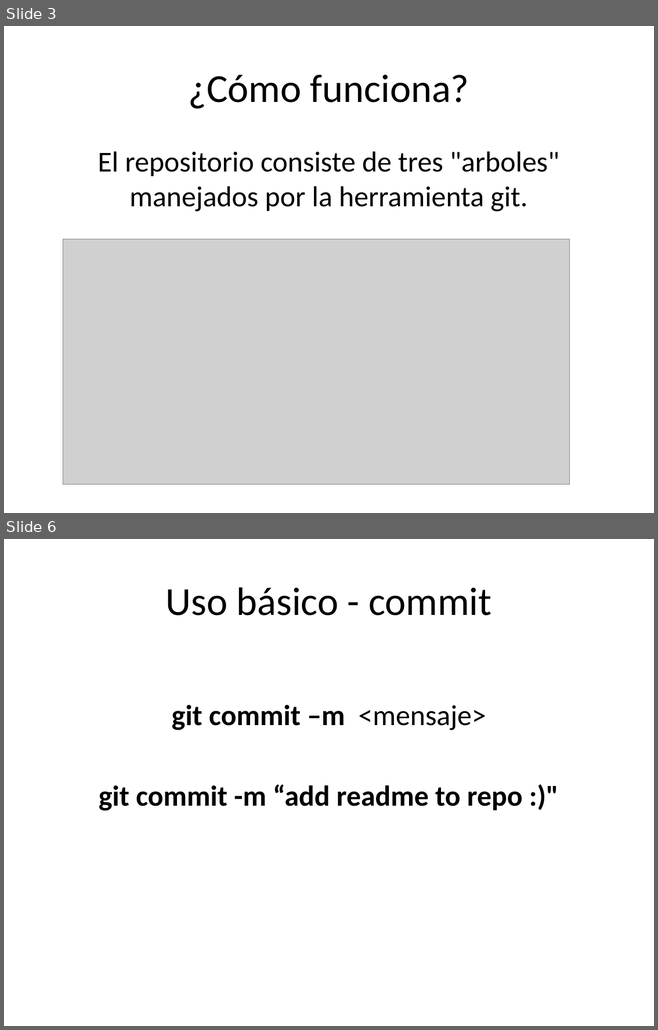
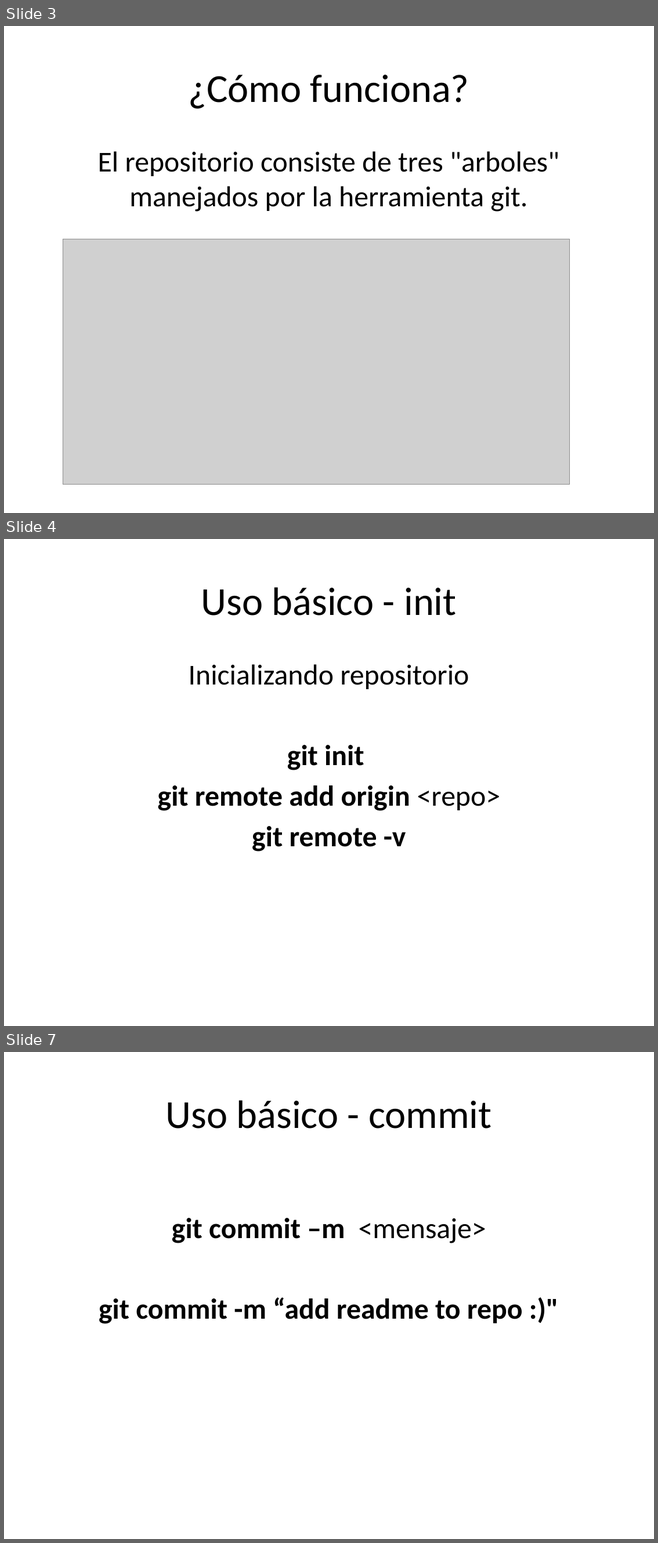
Before and after one commit to ceta-project/materiales, a slide deck: Ceta-01-Git.pptx. Shown one above the other, each under a label of ours: slides 3 and 6 before the commit, slides 3, 4 and 7 after it; the slides between them are not shown. The pictures are 658x1030 and 658x1543 pixels, drawn with LibreOffice and Linux fonts; fonts in the diff are those of the drawing; grey boxes stand for pictures. Boxes give left, top, right and bottom in pixels: in the first picture for what was removed or moved away, otherwise in the second. Text is boxed around its words. In the diff, an @@ line names an element or a change of style, - is before the commit and + after.

Commit message:
init

```diff
--- a/Ceta-01-Git.pptx
+++ b/Ceta-01-Git.pptx
@@ slide 4 added at [4, 539, 654, 1026], background #FFFFFF @@
@@ title added at [201, 587, 456, 616], 44 pt, text #000000 @@
+Uso básico - init
@@ text added at [158, 664, 500, 852], 32 pt, text #000000, bold @@
+Inicializando repositorio
+git init
+git remote add origin <repo>
+git remote -v
@@ what was slide 6 is now slide 7 @@
```
Also in this commit, not shown: 4 slides changed.
